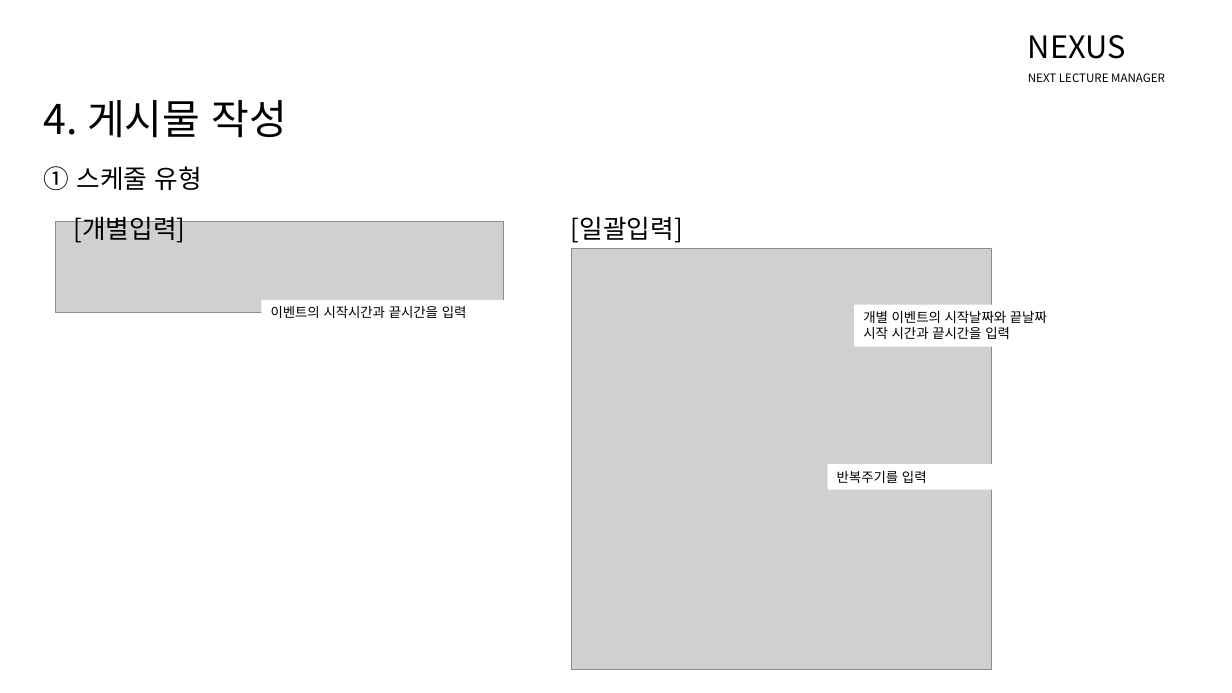
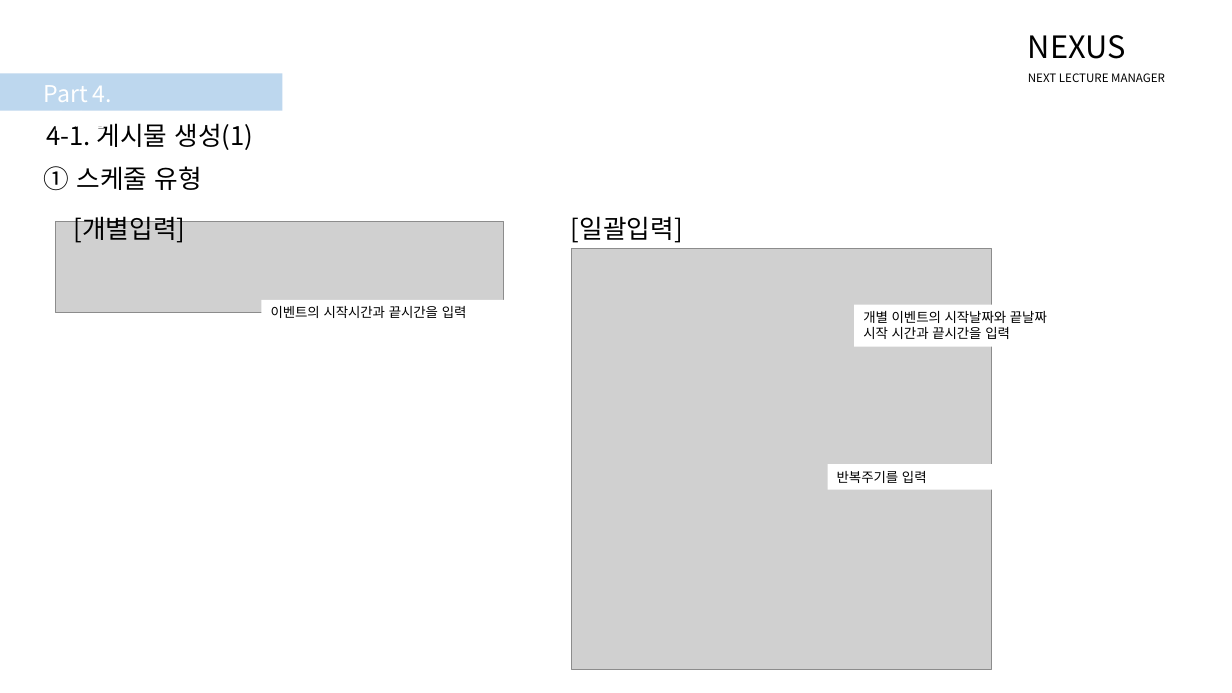
Before and after one commit to NHNNEXT/2015-03-REAL-TUTU, a slide deck: slide 19 of Nexus.pptx (slide 14 before the commit). Drawn at 1232x693 pixels with LibreOffice and Linux fonts; fonts in the diff are those of the drawing; grey boxes stand for pictures. Boxes give left, top, right and bottom in pixels: in the first picture for what was removed or moved away, otherwise in the second. Text is boxed around its words. In the diff, an @@ line names an element or a change of style, - is before the commit and + after.

```diff
--- a/Nexus.pptx
+++ b/Nexus.pptx
@@ rectangle added at <box>0,74,282,111</box>, fill #BDD7EE @@
@@ text added at <box>44,85,112,135</box>, 18 pt, text #FFFFFF @@
+Part 4. 게시물
@@ text at <box>46,123,254,150</box>: text changed; size 32 to 20 pt @@
-4. 게시물 작성
+4-1. 게시물 생성(1)
```
Also in this commit, not shown: 17 other slides changed, 10 slides added, 2 other files.
